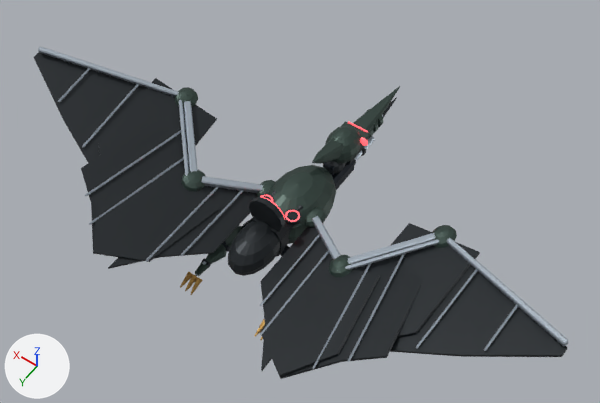
An edit to the Blender file out/mech_reference/t07/t07.blend, drawn before and after from the same camera.
Before and after are seen from a camera (50 mm lens) standing at (-4.3, 5.9, 10.7) and looking at (-0.04, -0.06, 1.33). Arrows for +X, +Y and +Z are at lower left; the lights stay in place. The older version comes first.

Script lines for the objects in view, before the commit:
```python
ob_articulated_cast_energy_dish = bpy.data.objects.new('Articulated cast energy dish', me_articulated_cast_energy_dish)
ob_articulated_cast_energy_dish.parent = ob_cast_dish
ob_articulated_cast_energy_dish.location = (0.0, 0.0, 0.0)
ob_wing_l = bpy.data.objects.new('wing_l', None)
ob_wing_l.parent = ob_chest
ob_wing_l.location = (0.4, 0.1, 0.1)
ob_wing_l.rotation_euler = (-0.0449, -0.278, 0.0124)  # degrees (-2.6, -16, 0.7)
ob_wing_l_outer = bpy.data.objects.new('wing_l_outer', None)
ob_wing_l_outer.parent = ob_wing_l
ob_wing_l_outer.location = (0.892, 0.595, 0.0)
ob_wing_l_outer.rotation_euler = (0.0, -0.0203, -0.16)  # degrees (0, -1.2, -9.2)
ob_wing_l_wrist = bpy.data.objects.new('wing_l_wrist', None)
ob_wing_l_wrist.parent = ob_wing_l_outer
ob_wing_l_wrist.location = (1.105, -0.807, 0.0)
ob_wing_l_wrist.rotation_euler = (-0.0614, -0.0118, 0.254)  # degrees (-3.5, -0.7, 15)
ob_wing_r = bpy.data.objects.new('wing_r', None)
ob_wing_r.parent = ob_chest
ob_wing_r.location = (-0.4, 0.1, 0.1)
ob_wing_r.rotation_euler = (-0.0449, 0.278, -0.0124)  # degrees (-2.6, 16, -0.7)
ob_wing_r_outer = bpy.data.objects.new('wing_r_outer', None)
ob_wing_r_outer.parent = ob_wing_r
ob_wing_r_outer.location = (-0.892, 0.595, 0.0)
ob_wing_r_outer.rotation_euler = (0.0, 0.0203, 0.16)  # degrees (0, 1.2, 9.2)
ob_wing_r_wrist = bpy.data.objects.new('wing_r_wrist', None)
ob_wing_r_wrist.parent = ob_wing_r_outer
ob_wing_r_wrist.location = (-1.105, -0.807, 0.0)
ob_wing_r_wrist.rotation_euler = (-0.0614, 0.0118, -0.254)  # degrees (-3.5, 0.7, -15)
# also in view: 'Wing ulna load bone' at (-1.7, 0.22, 1.83); 'Deep flight breast' at (0.0, -0.06, 1.24); 'Overlapping wing hinge gore.001' at (-2.12, 0.65, 1.86); 'Pointed pterosaur upper rostrum' at (0.0, -2.04, 1.37); 'Continuous humerus wing web.001' at (0.84, 1.27, 1.46)
```
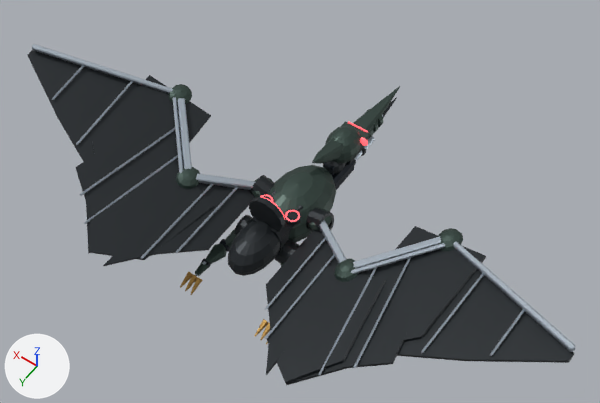
Not drawn themselves, but carrying or shaping drawn objects: ob_wing_r, ob_wing_r_outer, ob_wing_l, ob_wing_l_outer, ob_wing_r_wrist, ob_wing_l_wrist.

What changed in the scene script:
```text
Add me_exposed_wing_shoulder_socket_001:
    me_exposed_wing_shoulder_socket_001.from_pydata(...)  # 48 vertices, 48 faces; spans x -0.12..0.12, y -0.17..0.17, z -0.17..0.17
    me_exposed_wing_shoulder_socket_001.materials.append(mat_shade)  # dark grey #272c30
Add me_pelvic_exposed_joint_socket_001:
    me_pelvic_exposed_joint_socket_001.from_pydata(...)  # 48 vertices, 48 faces; spans x -0.136..0.136, y -0.176..0.176, z -0.176..0.176
    me_pelvic_exposed_joint_socket_001.materials.append(mat_shade)  # dark grey #272c30
Change ob_wing_r:
    ob_wing_r.location: (-0.4, 0.1, 0.1) -> (-0.5, 0.1, 0.1)
    ob_wing_r.rotation_euler: (-0.0449, 0.278, -0.0124) -> (-0.0449, 0.278, -0.0216)  # degrees (-2.6, 16, -0.7) -> degrees (-2.6, 16, -1.2)
Change ob_wing_r_outer:
    ob_wing_r_outer.rotation_euler: (0.0, 0.0203, 0.16) -> (-0.0278, 0.0212, 0.159)  # degrees (0, 1.2, 9.2) -> degrees (-1.6, 1.2, 9.1)
Change ob_wing_l:
    ob_wing_l.location: (0.4, 0.1, 0.1) -> (0.5, 0.1, 0.1)
    ob_wing_l.rotation_euler: (-0.0449, -0.278, 0.0124) -> (-0.0449, -0.278, 0.0216)  # degrees (-2.6, -16, 0.7) -> degrees (-2.6, -16, 1.2)
Change ob_wing_l_outer:
    ob_wing_l_outer.rotation_euler: (0.0, -0.0203, -0.16) -> (-0.0278, -0.0212, -0.159)  # degrees (0, -1.2, -9.2) -> degrees (-1.6, -1.2, -9.1)
Change ob_wing_r_wrist:
    ob_wing_r_wrist.rotation_euler: (-0.0614, 0.0118, -0.254) -> (-0.0336, 0.0163, -0.251)  # degrees (-3.5, 0.7, -15) -> degrees (-1.9, 0.9, -14)
Change ob_wing_l_wrist:
    ob_wing_l_wrist.rotation_euler: (-0.0614, -0.0118, 0.254) -> (-0.0336, -0.0163, 0.251)  # degrees (-3.5, -0.7, 15) -> degrees (-1.9, -0.9, 14)
Add ob_exposed_wing_shoulder_socket_001:
    ob_exposed_wing_shoulder_socket_001 = bpy.data.objects.new('Exposed wing shoulder socket.001', me_exposed_wing_shoulder_socket_001)
    ob_exposed_wing_shoulder_socket_001.parent = ob_wing_l
    ob_exposed_wing_shoulder_socket_001.location = (0.0, 0.0, 0.0)
Add ob_exposed_wing_shoulder_socket:
    ob_exposed_wing_shoulder_socket = bpy.data.objects.new('Exposed wing shoulder socket', me_exposed_wing_shoulder_socket_001.copy())
    ob_exposed_wing_shoulder_socket.parent = ob_wing_r
    ob_exposed_wing_shoulder_socket.location = (0.0, 0.0, 0.0)
Add ob_pelvic_exposed_joint_socket_001:
    ob_pelvic_exposed_joint_socket_001 = bpy.data.objects.new('Pelvic exposed joint socket.001', me_pelvic_exposed_joint_socket_001)
    ob_pelvic_exposed_joint_socket_001.parent = ob_hind_hip_l
    ob_pelvic_exposed_joint_socket_001.location = (0.0, 0.0, 0.0)
Add ob_pelvic_exposed_joint_socket:
    ob_pelvic_exposed_joint_socket = bpy.data.objects.new('Pelvic exposed joint socket', me_pelvic_exposed_joint_socket_001.copy())
    ob_pelvic_exposed_joint_socket.parent = ob_hind_hip_r
    ob_pelvic_exposed_joint_socket.location = (0.0, 0.0, 0.0)
```

Changed parts and their boxes (x1, y1, x2, y2) in the pictures (600 x 403 px):
'Overlapping wing hinge gore', moved, turned: before (260, 259, 380, 377); after (267, 262, 386, 383)
'Continuous manus wing web', moved, turned: before (390, 265, 567, 357); after (397, 269, 574, 363)
'Overlapping wing hinge gore.002', moved, turned: before (93, 153, 220, 262); after (88, 151, 215, 260)
'Overlapping wing hinge gore.001', moved, turned: before (390, 223, 480, 338); after (373, 226, 486, 342)
'Continuous manus wing web.001', moved, turned: before (34, 52, 147, 163); after (28, 50, 140, 162)
'Continuous ulna wing web', moved, turned: before (280, 257, 423, 379); after (286, 267, 408, 385)
'Overlapping wing hinge gore.003', moved, turned: before (98, 78, 217, 155); after (92, 75, 211, 160)
'Continuous ulna wing web.001', moved, turned: before (81, 124, 189, 248); after (76, 148, 184, 254)
'Continuous humerus wing web.001', moved, turned: before (108, 186, 258, 269); after (103, 183, 256, 266)
'Continuous humerus wing web', moved, turned: before (260, 227, 333, 371); after (266, 230, 338, 375)
'Wing manus load bone', moved, turned: before (447, 238, 568, 346); after (453, 242, 575, 352)
'Wing ulna load bone', moved, turned: before (347, 233, 435, 264); after (353, 237, 441, 268)
'Wing manus load bone.001', moved, turned: before (38, 47, 179, 97); after (32, 44, 173, 94)
'Wing ulna load bone.001', moved, turned: before (184, 101, 197, 172); after (178, 98, 192, 169)
'Parallel wing radius', moved, turned: before (345, 239, 439, 270); after (351, 243, 445, 274)
'Wing humerus load bone.001', moved, turned: before (201, 176, 263, 193); after (196, 174, 255, 190)
'Parallel wing radius.001', moved, turned: before (179, 100, 189, 176); after (173, 97, 183, 173)
'Membrane tension rib.003', moved, turned: before (347, 254, 405, 362); after (353, 258, 411, 368)
'Wing humerus load bone', moved, turned: before (312, 216, 341, 259); after (319, 220, 346, 263)
'Overlapping wing manus hinge cover', moved, turned: before (432, 225, 457, 248); after (438, 228, 463, 252)
'Overlapping wing ulna hinge cover', moved, turned: before (329, 255, 353, 277); after (334, 258, 358, 282)
'Membrane tension rib.002', moved, turned: before (312, 263, 371, 369); after (318, 268, 377, 375)
'Membrane tension rib.009', moved, turned: before (85, 127, 186, 196); after (80, 124, 180, 196)
'Overlapping wing ulna hinge cover.001', moved, turned: before (181, 170, 206, 191); after (176, 167, 200, 189)
'Membrane tension rib.004', moved, turned: before (416, 269, 478, 348); after (421, 273, 484, 353)
'Membrane tension rib.008', moved, turned: before (89, 155, 188, 225); after (84, 152, 183, 224)
'Membrane tension rib.007', moved, turned: before (146, 186, 219, 261); after (141, 184, 213, 259)
'Membrane tension rib.001', moved, turned: before (260, 251, 329, 335); after (265, 254, 335, 339)
'Overlapping wing manus hinge cover.001', moved, turned: before (174, 87, 198, 109); after (168, 84, 192, 106)
'Membrane tension rib.006', moved, turned: before (181, 190, 244, 256); after (176, 187, 238, 253)
'Membrane tension rib', moved, turned: before (260, 234, 320, 306); after (265, 238, 326, 310)
'Membrane tension rib.010', moved, turned: before (82, 84, 139, 148); after (76, 81, 133, 145)
'Exposed wing shoulder socket', added: after (306, 208, 334, 232)
'Overlapping wing humerus hinge cover', moved, turned: before (305, 207, 326, 227); after (308, 209, 332, 230)
'Membrane tension rib.005', moved, turned: before (484, 304, 518, 351); after (490, 309, 524, 356)
'Pelvic exposed joint socket', added: after (274, 240, 300, 263)
'Exposed wing shoulder socket.001', added: after (249, 175, 274, 195)
'Membrane tension rib.011', moved, turned: before (58, 68, 90, 102); after (52, 66, 84, 100)
'Overlapping wing humerus hinge cover.001', moved, turned: before (257, 180, 275, 197); after (252, 178, 273, 198)
'Pelvic exposed joint socket.001', added: after (234, 215, 252, 235)
